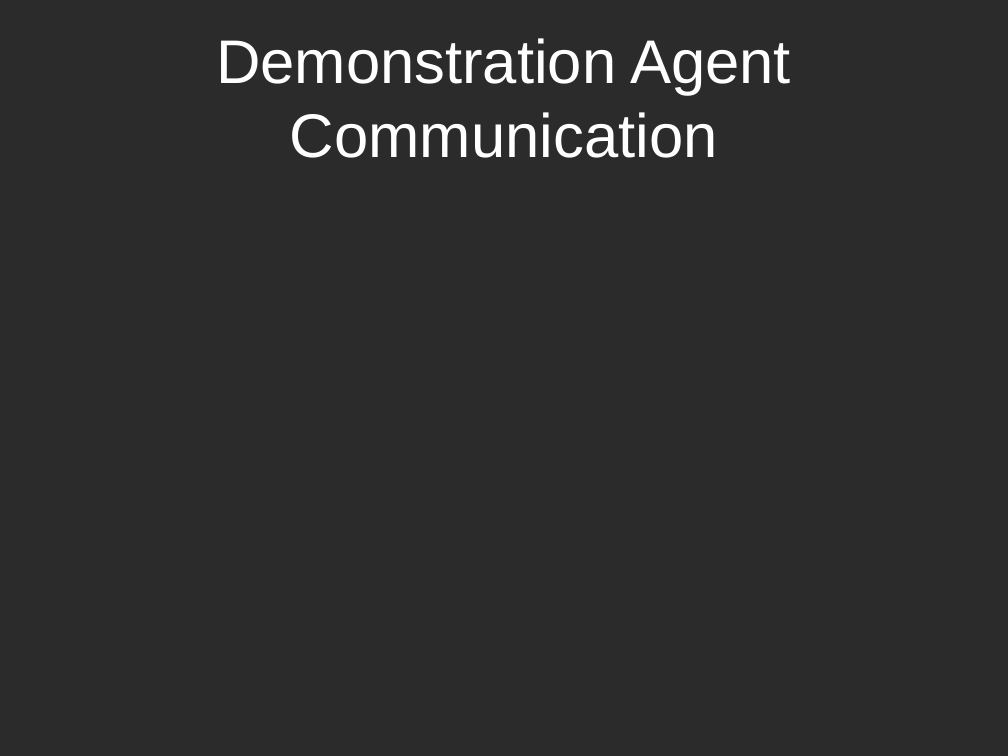
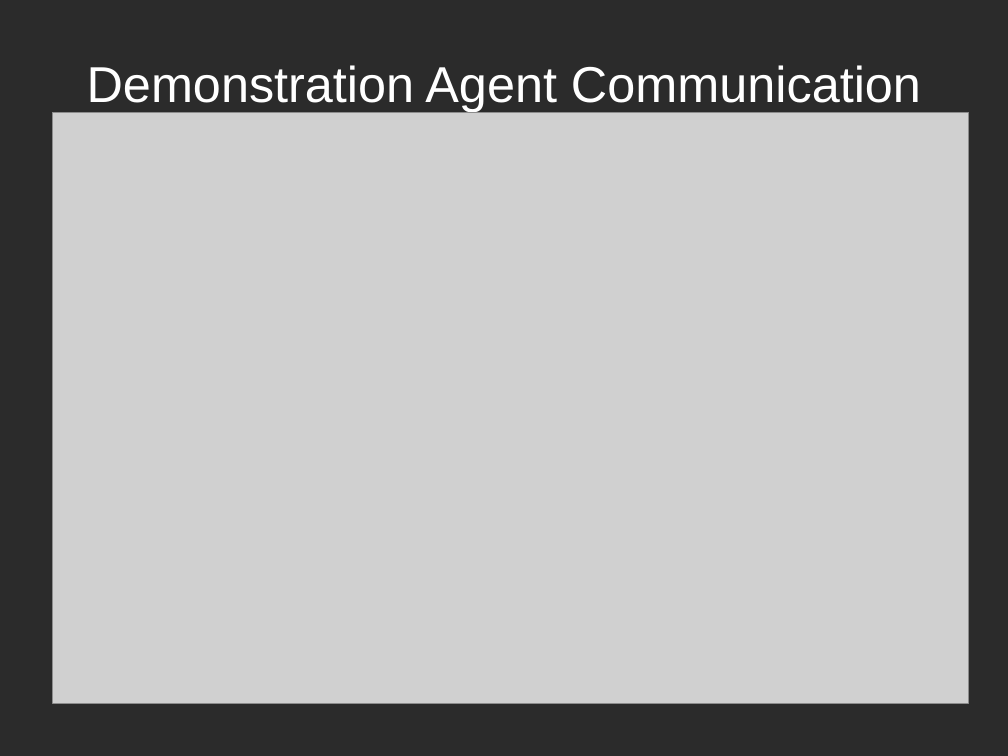
Before and after one commit to k0emt/macts, a slide deck: slide 18 of portfolio/PresentationInception.pptx. Drawn at 1008x756 pixels with LibreOffice and Linux fonts; fonts in the diff are those of the drawing; grey boxes stand for pictures; background and template pictures are left out; a plain dark background stands for a picture behind light text. Boxes give left, top, right and bottom in pixels: in the first picture for what was removed or moved away, otherwise in the second. Text is boxed around its words. In the diff, an @@ line names an element or a change of style, - is before the commit and + after.

```diff
--- a/portfolio/PresentationInception.pptx
+++ b/portfolio/PresentationInception.pptx
@@ title "Demonstration Agent Communication" at (87,65,921,112): size 44 to 36 pt @@
@@ picture added at (52,113,968,704) @@
```
Also in this commit, not shown: 1 slide added, 1 other file.
